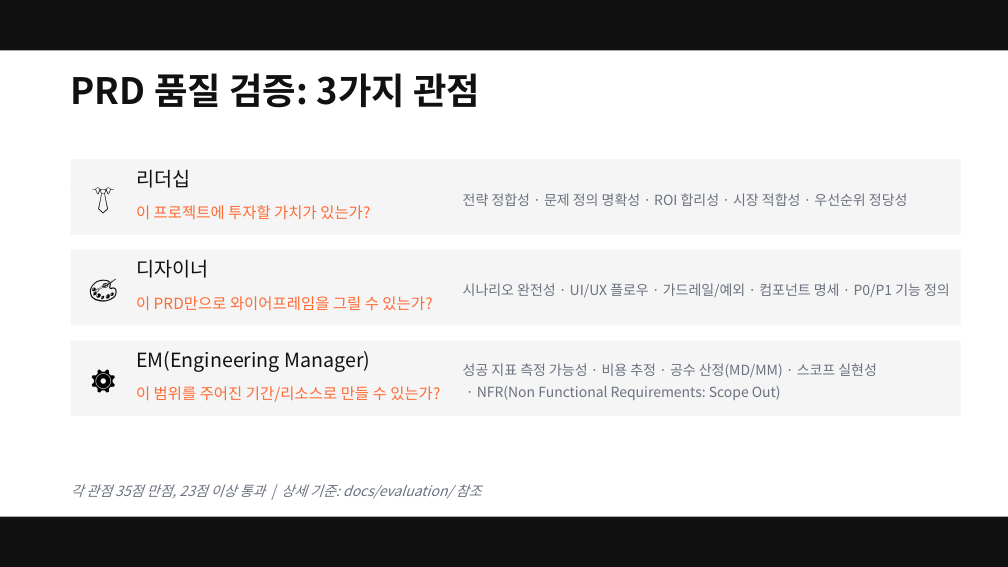
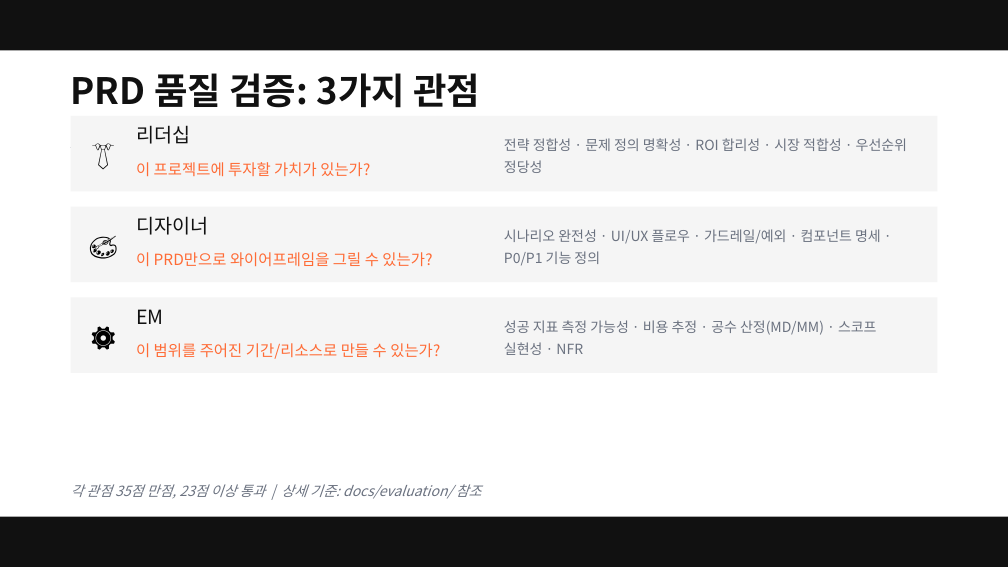
Before and after one commit to smilesjcha/ai-native-pm, a slide deck: slide 14 of projects/26Q3_Fastcampus-Lecture/assets/pptx/ai-native-pm-lecture.pptx. Drawn at 1008x567 pixels with LibreOffice and Linux fonts; fonts in the diff are those of the drawing. Boxes give left, top, right and bottom in pixels: in the first picture for what was removed or moved away, otherwise in the second. Text is boxed around its words. In the diff, an @@ line names an element or a change of style, - is before the commit and + after.

```diff
--- a/projects/26Q3_Fastcampus-Lecture/assets/pptx/ai-native-pm-lecture.pptx
+++ b/projects/26Q3_Fastcampus-Lecture/assets/pptx/ai-native-pm-lecture.pptx
@@ rectangle: place and size @@
-rectangle at (71, 159, 961, 235)
+rectangle at (71, 116, 937, 192)
@@ text "전략 정합성 · 문제 정의 ..." rewrapped from (463, 193, 908, 206) to (504, 138, 907, 173) @@
@@ rectangle: place and size @@
-rectangle at (71, 250, 961, 326)
+rectangle at (71, 207, 937, 282)
@@ text "시나리오 완전성 · UI/UX 플로우 ..." rewrapped from (463, 283, 950, 298) to (504, 229, 881, 266) @@
@@ rectangle: place and size @@
-rectangle at (71, 341, 961, 416)
+rectangle at (71, 297, 937, 373)
@@ 9 texts: place and size @@
-9 texts at (71, 159, 640, 416)
+9 texts at (71, 116, 640, 373)
@@ text at (136, 309, 163, 324): text changed @@
-EM(Engineering Manager)
+EM
@@ text at (504, 320, 877, 355): text changed @@
-성공 지표 측정 가능성 · 비용 추정 · 공수 산정(MD/MM) · 스코프 실현성
-· NFR(Non Functional Requirements: Scope Out)
+성공 지표 측정 가능성 · 비용 추정 · 공수 산정(MD/MM) · 스코프 실현성 · NFR
```
Also in this commit, not shown: 26 other slides changed, 1 slide added, 1 other file.
